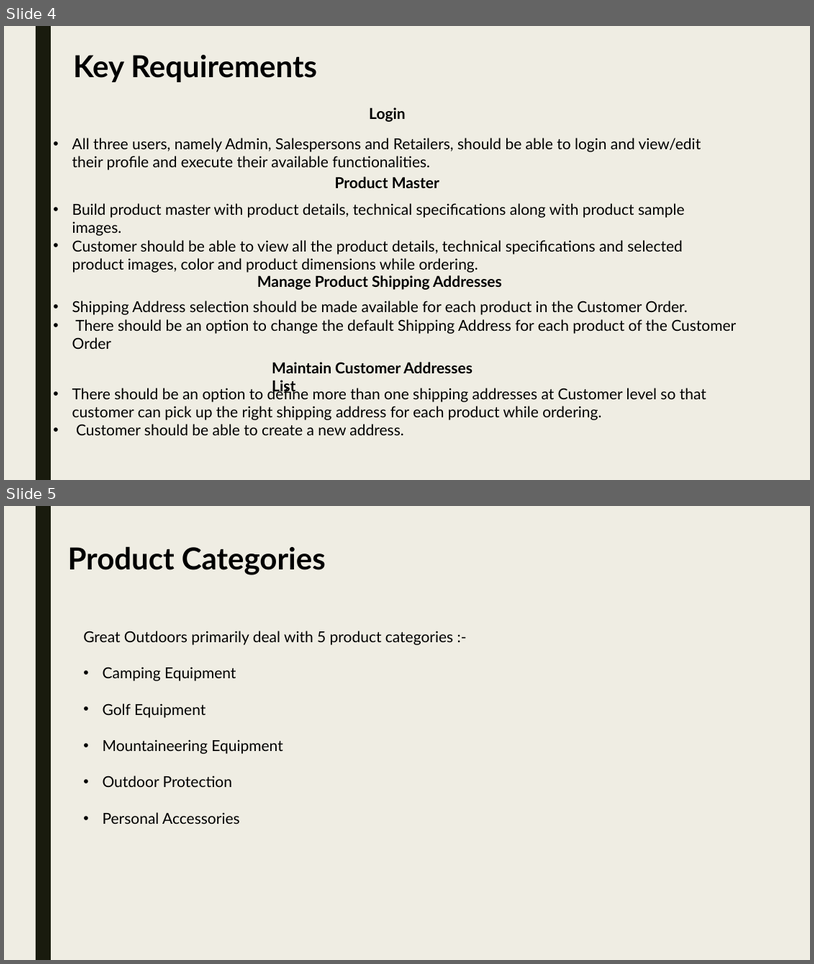
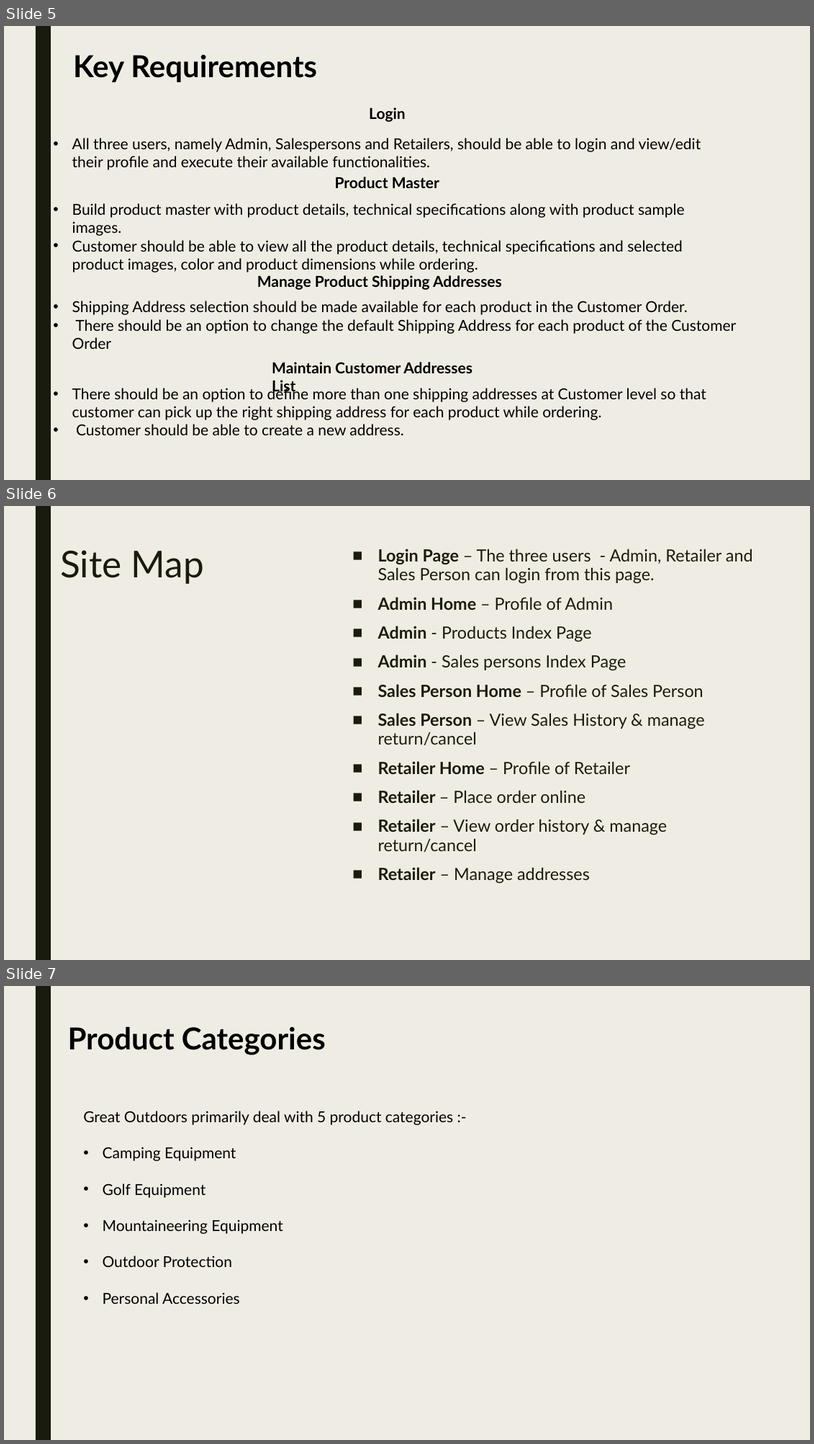
Before and after one commit to gitbestsou/Great-Outdoors, a slide deck: Sprint6/6thSprint.pptx. Shown one above the other, each under a label of ours: slides 4 and 5 before the commit, slides 5, 6 and 7 after it. The pictures are 814x964 and 814x1444 pixels, drawn with LibreOffice and Linux fonts; fonts in the diff are those of the drawing. Boxes give left, top, right and bottom in pixels: in the first picture for what was removed or moved away, otherwise in the second. Text is boxed around its words. In the diff, an @@ line names an element or a change of style, - is before the commit and + after.

Commit message:
PPT updated

```diff
--- a/Sprint6/6thSprint.pptx
+++ b/Sprint6/6thSprint.pptx
@@ slide 6 added at bbox=[4, 506, 810, 960], background #EFEDE3; not listed: 1 template element that a slide beside it also shows @@
@@ text added at bbox=[378, 548, 754, 883], 20 pt, text #191B0E @@
+■ Login Page – The three users - Admin, Retailer and Sales Person can login from this page.
+■ Admin Home – Profile of Admin
+■ Admin - Products Index Page
+■ Admin - Sales persons Index Page
+■ Sales Person Home – Profile of Sales Person
+■ Sales Person – View Sales History & manage return/cancel
+■ Retailer Home – Profile of Retailer
+■ Retailer – Place order online
+■ Retailer – View order history & manage return/cancel
+■ Retailer – Manage addresses
@@ text added at bbox=[60, 550, 204, 584], 44 pt, text #191B0E @@
+Site Map
@@ what was slide 4 is now slide 5 @@
@@ what was slide 5 is now slide 7 @@
```
Also in this commit, not shown: 1 other slide added.
